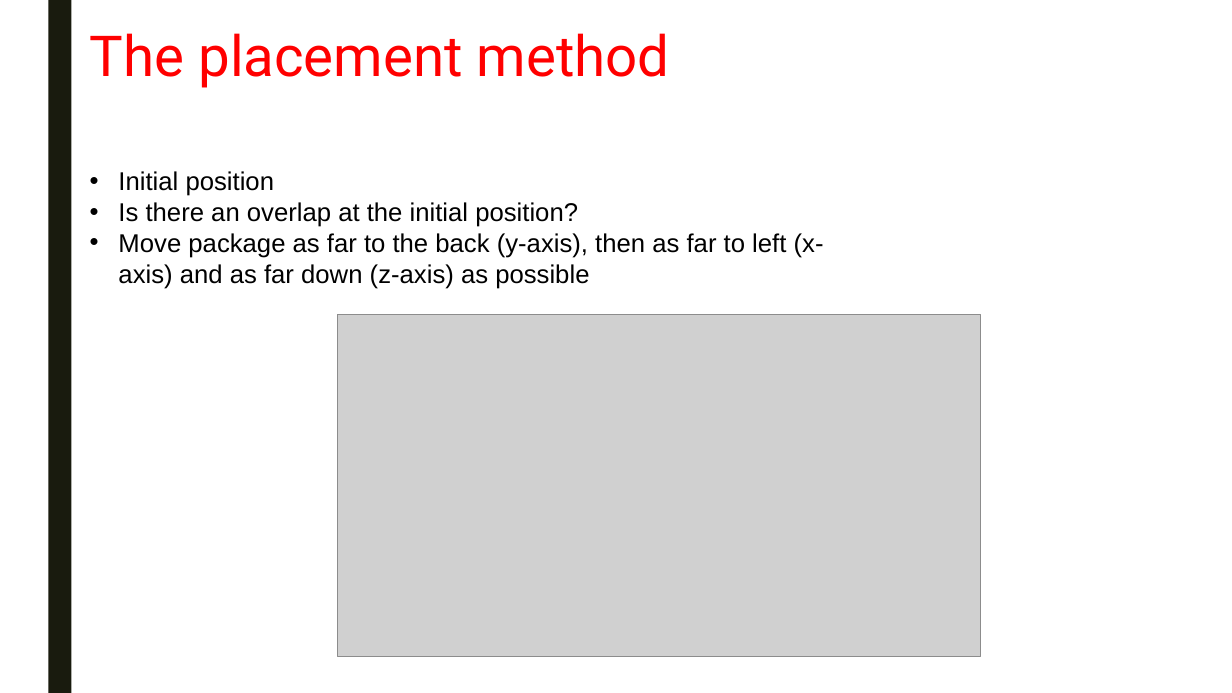
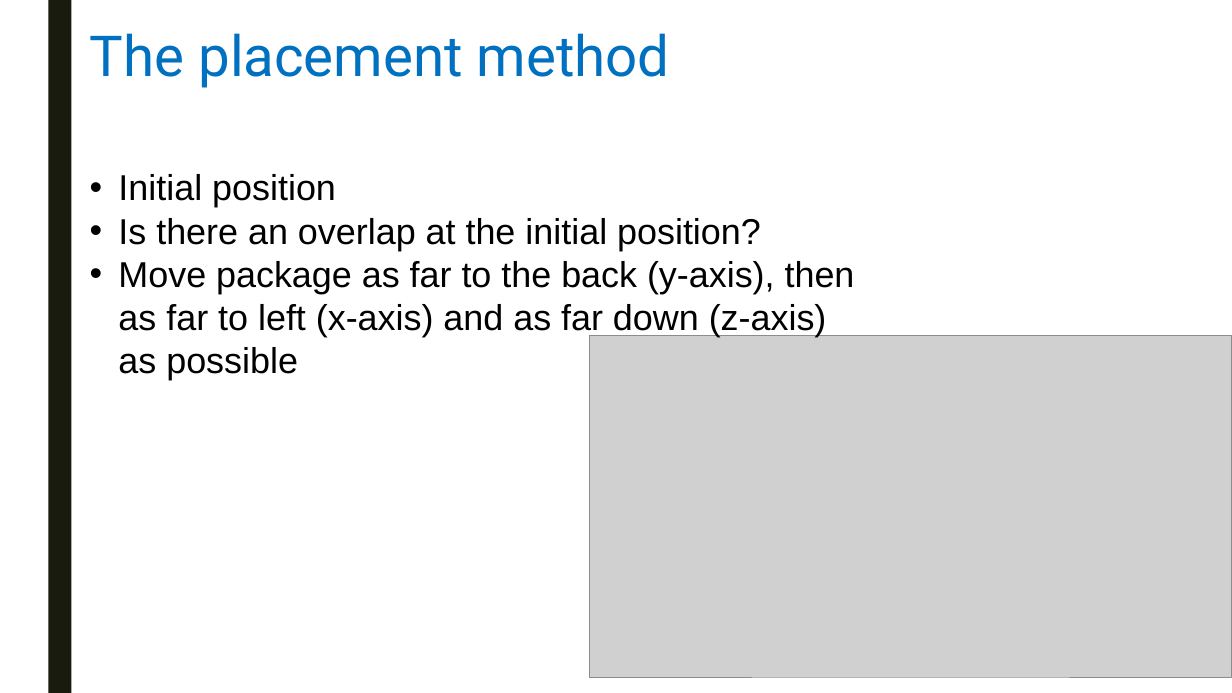
Before and after one commit to swengeler/PP3, a slide deck: slide 9 of Report, presentation and related stuff/Knapsack_problem.pptx (slide 8 before the commit). Drawn at 1232x693 pixels with LibreOffice and Linux fonts; fonts in the diff are those of the drawing; grey boxes stand for pictures. Boxes give left, top, right and bottom in pixels: in the first picture for what was removed or moved away, otherwise in the second. Text is boxed around its words. In the diff, an @@ line names an element or a change of style, - is before the commit and + after.

```diff
--- a/Report, presentation and related stuff/Knapsack_problem.pptx
+++ b/Report, presentation and related stuff/Knapsack_problem.pptx
@@ title "The placement method" at bbox=[90, 33, 670, 88]: text colour #FF0000 to #0070C0 @@
@@ text "Initial position" at bbox=[118, 174, 855, 380]: size 20 to 28 pt @@
@@ picture: place and size @@
-picture at bbox=[337, 314, 980, 656]
+picture at bbox=[590, 335, 1232, 677]
```
Also in this commit, not shown: 18 other slides changed, 2 slides added, 2 slides removed.
